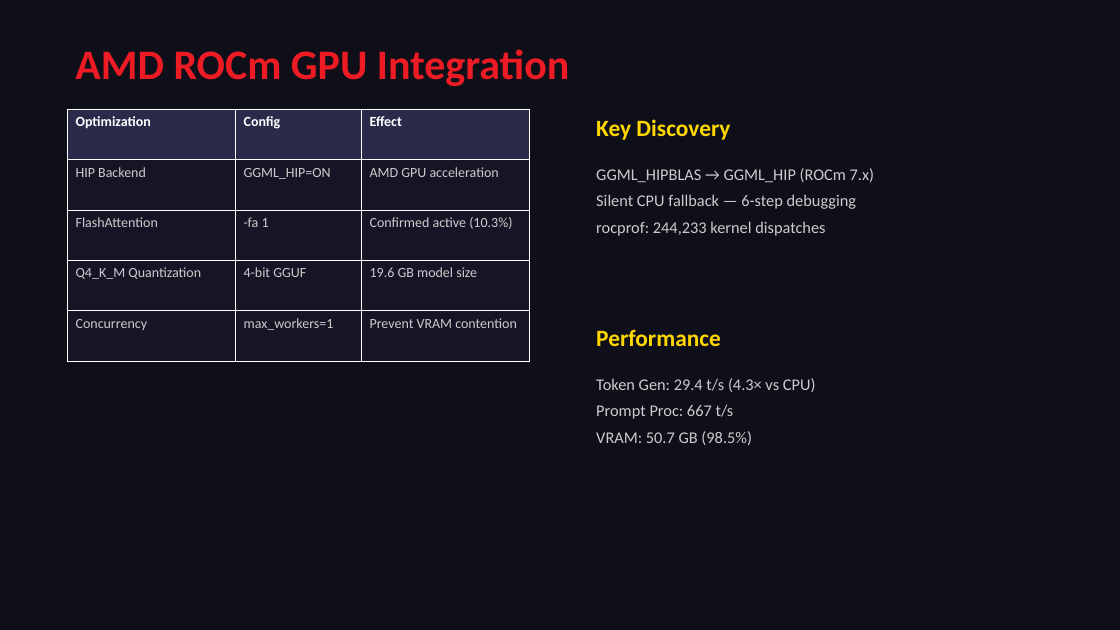
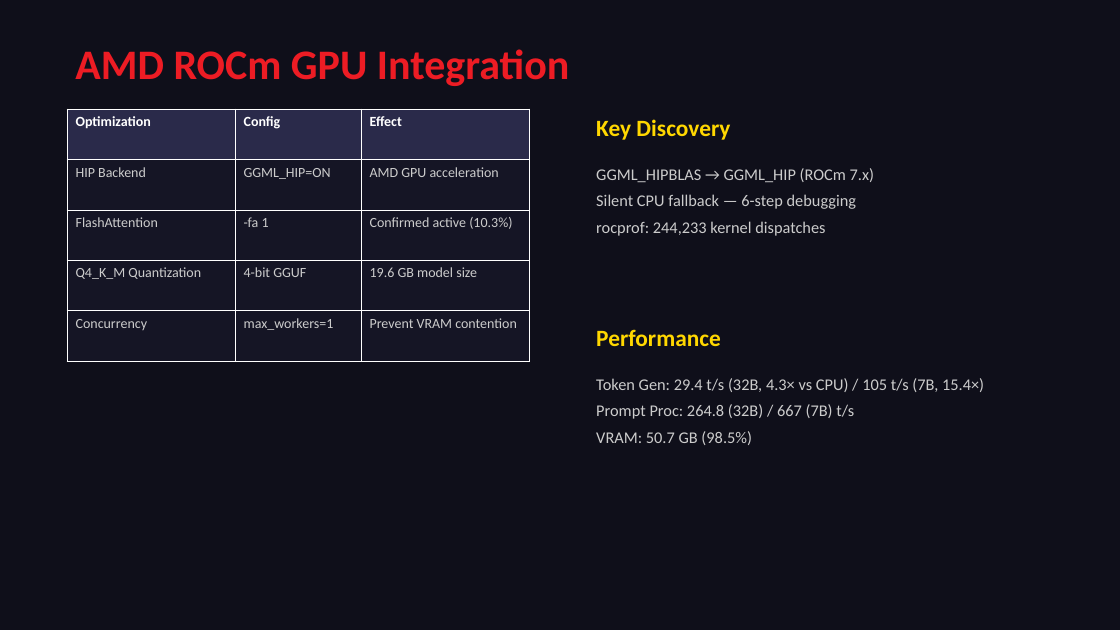
Before and after one commit to a9320/Radeon-hackathon-2026-07, a slide deck: slide 5 of docs/CodeRisk_Agent_Presentation.pptx. Drawn at 1120x630 pixels with LibreOffice and Linux fonts; fonts in the diff are those of the drawing. Boxes give left, top, right and bottom in pixels: in the first picture for what was removed or moved away, otherwise in the second. Text is boxed around its words. In the diff, an @@ line names an element or a change of style, - is before the commit and + after.

Commit message:
fix: PPT Page 5 - restore 7B/32B comparison in performance data
- Token Gen: 29.4 t/s (32B, 4.3×) / 105 t/s (7B, 15.4×)
- Prompt Proc: 264.8 t/s (32B) / 667 t/s (7B)
- All pages verified: no isolated old data

```diff
--- a/docs/CodeRisk_Agent_Presentation.pptx
+++ b/docs/CodeRisk_Agent_Presentation.pptx
@@ text at [596,378,984,419]: text changed @@
-Token Gen: 29.4 t/s (4.3× vs CPU)
-Prompt Proc: 667 t/s
+Token Gen: 29.4 t/s (32B, 4.3× vs CPU) / 105 t/s (7B, 15.4×)
+Prompt Proc: 264.8 (32B) / 667 (7B) t/s
```
